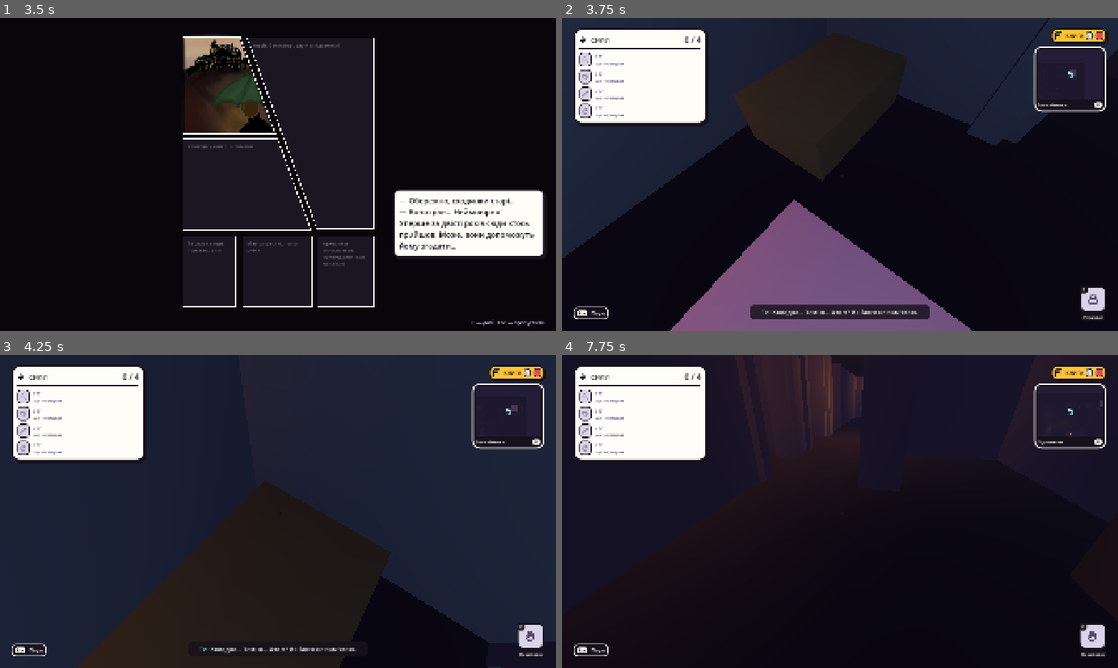
Above: before the commit, frames 1-4 (two rows, left to right).
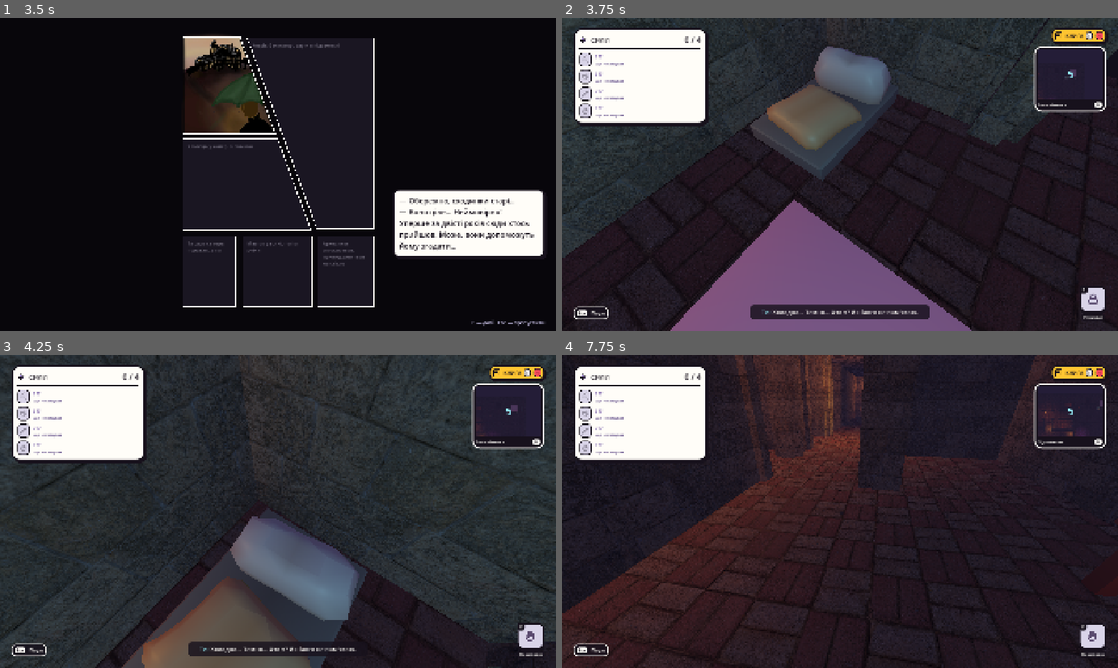
Above: after the commit, the same moments.

Repository: soulvad/halloween-game
Game: Godot game, scene res://scenes/main_menu.tscn
Same seed, same stepped clock (60 frames per second), same inputs: the game is played once before the commit and once after it.
Inputs (mouse positions are in pixels of both pictures, inside the frame that each line leads up to):
- Up to frame 1 (3.5 s): click "ГРАТИ" at 0.5 s; tap Enter at 1.25 s; move the mouse to (400, 158) at 1.27 s; hold D (move_right) 1.28-2.03 s; hold E (interact) 1.28-2.03 s; click (400, 158) at 1.42 s; tap Space at 1.52, 2.27 s; move the mouse to (166, 190) at 2.02 s; hold S (move_back) 2.03-2.78 s; tap J (journal) at 2.1 s; move the mouse to (333, 105) at 2.77 s; hold D (move_right) from 2.78 s (still down); hold Shift (sprint) from 2.78 s (still down)
- Up to frame 2 (3.75 s): tap Space at 3.5 s; move the mouse to (812, 237) at 3.52 s; release D (move_right) at 3.53 s; release Shift (sprint) at 3.53 s; hold W (move_forward) from 3.53 s (still down); tap Enter at 3.6 s; click (812, 237) at 3.67 s
- Up to frame 3 (4.25 s): keep holding W (move_forward); tap Space at 3.77 s
- Up to frame 4 (7.75 s): move the mouse to (878, 514) at 4.27 s; tap Keypad Enter at 4.35 s; tap Space at 4.52, 5.27, 6.77, 7.52 s; move the mouse to (795, 508) at 5.02 s; tap Z at 5.1 s; move the mouse to (845, 511) at 5.77 s; tap Y at 5.85 s; click (845, 511) at 5.92 s; move the mouse to (817, 505) at 6.52 s; release W (move_forward) at 6.53 s; hold D (move_right) 6.53-7.28 s; tap N at 6.6 s; move the mouse to (867, 511) at 7.27 s; hold W (move_forward) from 7.28 s (still down); tap O at 7.35 s

Frame 1 is identical in both runs. In frame 2, 20% of the frame differs, in the area x 0-100%, y 0-100%; in frame 3, 18%; in frame 4, 29%.

Commit message:
CC0 art pass: dungeon props, door, candles, cat, bones, textures
KayKit Dungeon Remastered props fitted to the object boxes by tools/make_props.py,
Poly Haven wall/floor/ceiling textures, bones built from the skeleton model. Sources
in art/CREDITS.md. Candles with a final model get a small flame that follows lit.

Co-Authored-By: Claude Opus 5.5 <noreply@anthropic.com>

Diff:
--- a/scripts/station.gd
+++ b/scripts/station.gd
@@ -42,6 +42,7 @@
 var _mesh: Node3D  ## placeholder box (MeshInstance3D) or the final model from art/models/<node name>
 var _label: Label3D
 var _light: OmniLight3D
+var _flame: MeshInstance3D  ## CANDLE with a final model: there's no box to glow, so this shows it's lit
 var _block: CollisionShape3D  ## DOOR
 
 
@@ -215,6 +216,8 @@
 	match kind:
 		Kind.CANDLE:
 			_light.visible = lit
+			if _flame:
+				_flame.visible = lit
 			if _mat():
 				_mat().emission_enabled = lit
 		Kind.DOOR:
@@ -258,6 +261,18 @@
 		_light.light_energy = 1.2
 		_light.position.y = size.y / 2 + 0.1
 		add_child(_light)
+		if kind == Kind.CANDLE and not m:
+			var mat := StandardMaterial3D.new()
+			mat.shading_mode = BaseMaterial3D.SHADING_MODE_UNSHADED
+			mat.albedo_color = color
+			var drop := SphereMesh.new()
+			drop.radius = 0.03
+			drop.height = 0.1
+			drop.material = mat
+			_flame = MeshInstance3D.new()
+			_flame.mesh = drop
+			_flame.position.y = size.y / 2 + 0.04
+			add_child(_flame)
 	_label = Label3D.new()
 	_label.billboard = BaseMaterial3D.BILLBOARD_ENABLED
 	_label.visibility_range_end = 6.0  ## first person: only nearby things are labelled
--- a/tests/eggs_test.gd
+++ b/tests/eggs_test.gd
@@ -38,7 +38,8 @@
 	# nothing of it shows on the minimap / tour (they cull layer 2)
 	for m in eggs.find_children("*", "MeshInstance3D", true, false):
 		assert(m.layers == Eggs.LAYER_HIDDEN)
-	assert(bones._mesh.layers == Eggs.LAYER_HIDDEN)
+	for m in bones._mesh.find_children("*", "MeshInstance3D", true, false):
+		assert(m.layers == Eggs.LAYER_HIDDEN)
 
 	# cat: nothing until E on the pedestal (no text); it rises, waits, spins for the track's length, stays frozen
 	var pedestal = g.get_node("Stations/Pedestal")
@@ -48,7 +49,7 @@
 	pedestal.interact(p)
 	await _frames(1)
 	assert(eggs._cat_body.visible and not eggs._cat_sound.playing and eggs.cat_spin <= 0)
-	assert(pedestal.collision_layer == 0 and pedestal._mesh.transparency == 0.0)
+	assert(pedestal.collision_layer == 0 and pedestal.shown)
 	await _until(func(): return eggs.cat_spin > 0, Eggs.CAT_DELAY + 1)
 	assert("cat" in eggs.found and eggs._cat_sound.playing)
 	var spun: float = eggs._cat_body.rotation.y
Binary file added: art/models/BarrelsR2R.glb
Not shown, added: art/models/BarrelsR2R.glb.import
Binary file added: art/models/BarrelsR2R_dungeon_texture.png
Not shown, added: art/models/BarrelsR2R_dungeon_texture.png.import
Binary file added: art/models/Bones.glb
Not shown, added: art/models/Bones.glb.import
Binary file added: art/models/BunkYourRoom.glb
Not shown, added: art/models/BunkYourRoom.glb.import
Binary file added: art/models/BunkYourRoom_dungeon_texture.png
Not shown, added: art/models/BunkYourRoom_dungeon_texture.png.import
Binary file added: art/models/BunksR2L.glb
Not shown, added: art/models/BunksR2L.glb.import
(and 68 more such lines)
